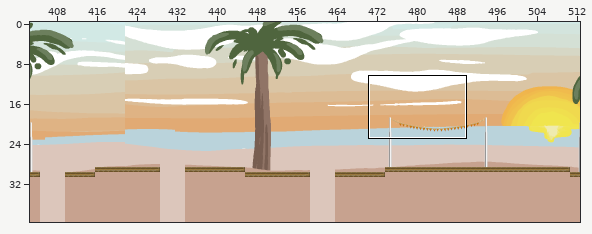
One commit to this Tiled map: PopLevel.tmx. Above, an overview of the earlier version with the close-up marked.
Close-up. Old version:
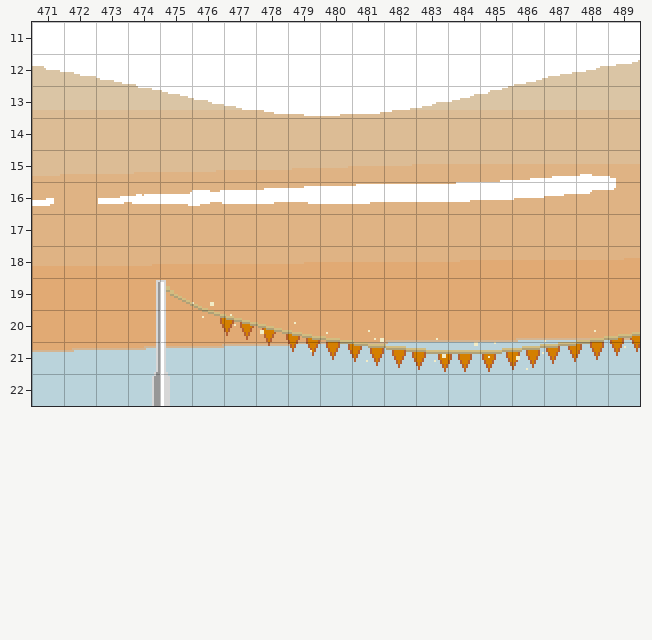
Cells are 16x16 px. Shown: x 471..489, y 11..22. The commit also changed other parts of the map, which this record leaves out. The old version is drawn lined up with the new one.
After the commit:
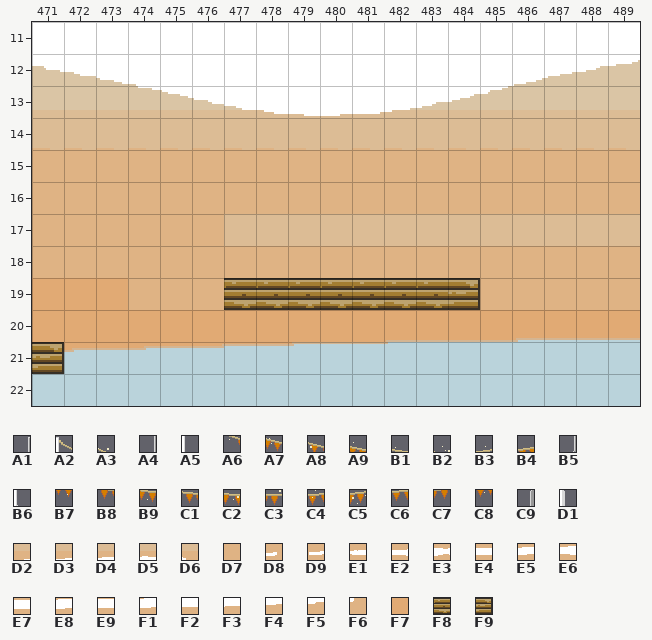
Key: from "Diversions": A1 77, A2 78, A3 79, A4 102, A5 103, A6 104, A7 105, A8 106, A9 107, B1 108, B2 109, B3 116, B4 117, B5 127, B6 128, B7 132, B8 133, B9 134, C1 135, C2 136, C3 137, C4 138, C5 139, C6 140, C7 141, C8 142, C9 152, D1 153; from "PopSand": D2 5151, D3 5152, D4 5153, D5 5154, D6 5155, D7 5338, D8 5349, D9 5351, E1 5352, E2 5353, E3 5354, E4 5355, E5 5356, E6 5357, E7 5358, E8 5359, E9 5360, F1 5362, F2 5363, F3 5364, F4 5365, F5 5366, F6 5367, F7 5823; from "Tiles_Game": F8 4, F9 5.
__ is an empty cell.
Changes in this commit:
map size 600x40 -> 2130x40 cells
Layer "background":
Tile F7 gives way to one hidden under a higher layer in row 19 at x 477 to 484.
Tile D2 becomes tile D7 in row 15 at x 485.
Tile D3 becomes tile D7 in row 15 at x 486.
Tile D4 becomes tile D7 in row 15 at x 487.
Tile D5 becomes tile D7 in row 15 at x 488.
Tile D6 becomes tile D7 in row 15 at x 489.
Tile D8 becomes tile D7 in row 16 at x 471.
Tile D9 becomes tile D7 in row 16 at x 473.
Tile E1 becomes tile D7 in row 16 at x 474.
Tile E2 becomes tile D7 in row 16 at x 475.
Tile E3 becomes tile D7 in row 16 at x 476.
Tile E4 becomes tile D7 in row 16 at x 477.
Tile E5 becomes tile D7 in row 16 at x 478.
Tile E6 becomes tile D7 in row 16 at x 479.
Tile E7 becomes tile D7 in row 16 at x 480.
Tile E8 becomes tile D7 in row 16 at x 481.
Tile E9 becomes tile D7 in row 16 at x 482 to 483.
Tile F1 becomes tile D7 in row 16 at x 484.
Tile F2 becomes tile D7 in row 16 at x 485.
Tile F3 becomes tile D7 in row 16 at x 486.
Tile F4 becomes tile D7 in row 16 at x 487.
Tile F5 becomes tile D7 in row 16 at x 488.
Tile F6 becomes tile D7 in row 16 at x 489.
Tile F7 becomes tile D7 in row 19 at x 474 to 476.
Layer "tiles":
Tile A1 is removed in row 19 at x 474.
Tile A2 is removed in row 19 at x 475.
Tile A3 is removed in row 19 at x 476.
Tile A4 is removed in row 20 at x 474.
Tile A5 is removed in row 20 at x 475.
Tile A6 is removed in row 20 at x 476.
Tile A7 is removed in row 20 at x 477.
Tile A8 is removed in row 20 at x 478.
Tile A9 is removed in row 20 at x 479.
Tile B1 is removed in row 20 at x 480.
Tile B2 is removed in row 20 at x 481.
Tile B3 is removed in row 20 at x 488.
Tile B4 is removed in row 20 at x 489.
Tile B5 is removed in row 21 at x 474.
Tile B6 is removed in row 21 at x 475.
Tile B7 is removed in row 21 at x 479.
Tile B8 is removed in row 21 at x 480.
Tile B9 is removed in row 21 at x 481.
Tile C1 is removed in row 21 at x 482.
Tile C2 is removed in row 21 at x 483.
Tile C3 is removed in row 21 at x 484.
Tile C4 is removed in row 21 at x 485.
Tile C5 is removed in row 21 at x 486.
Tile C6 is removed in row 21 at x 487.
Tile C7 is removed in row 21 at x 488.
Tile C8 is removed in row 21 at x 489.
Tile C9 is removed in row 22 at x 474.
Tile D1 is removed in row 22 at x 475.
Layer "ground":
The author put tile F8 in row 19 at x 477 to 483.
The author put tile F9 in row 19 at x 484; in row 21 at x 471.
Boxes around the changes in both close-ups, in picture pixels (x1, y1, x2, y2):
changed: (96, 150, 640, 206)
changed: (32, 198, 54, 206)
changed: (128, 278, 640, 406)
added: (32, 342, 64, 374)
